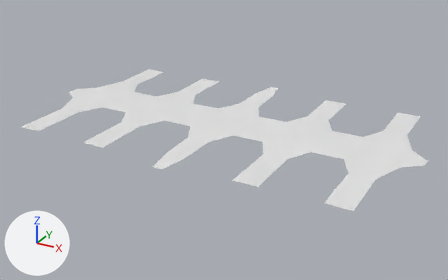
One commit to the FBX model Assets/Resources/Navmeshes/NM_Library.fbx: the scene before it, then after it.
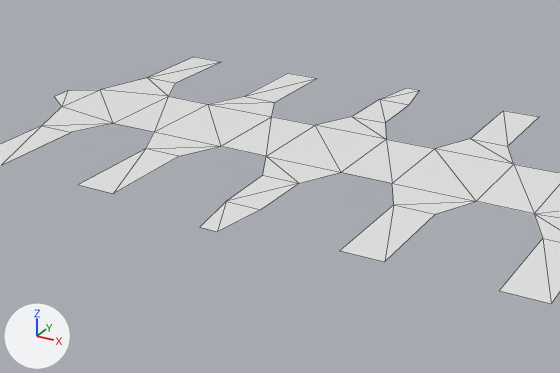
The first picture shows the older version from a 50 mm camera at (10.57, -19.29, 8.86) aimed at (0.13, -0.31, -0.63). The close-ups show both versions on the part from 8% to 80% of the width and 13% to 90% of the height of that picture. Every picture has the same lights, and +X, +Y and +Z are marked at lower left. The close-ups show mesh edges as thin lines. Materials are left out; every surface is plain grey.

The first close-up shows 'ST_Floor_Full_01__30_'.
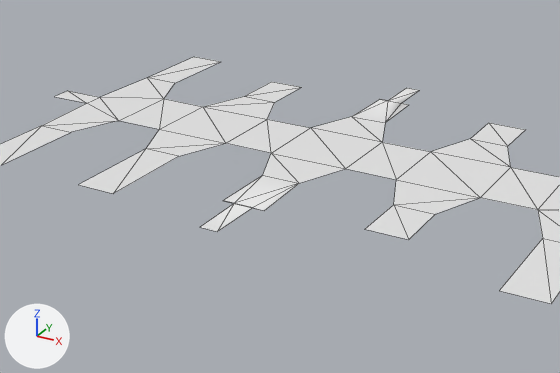
Location of each change, [x1, y1, x2, y2] in pixels of the close-ups (560 x 373 px):
part 1 of me_scene_187, built on
    before: [42, 73, 560, 262]
    after: [42, 78, 560, 240]

What the commit changed:
me_scene_187 has 68 vertices, 66 faces and spans x -753.0..758.0, y 0.0, z -451.0..461.0.
me_scene_187 is used by ob_st_floor_full_01__30; parent ob_floors; location (-600.0, 0.0, 0.0); scale (0.996, 0.996, 0.996).
Verts and faces of me_scene_187; kept vertices keep their numbers, new ones are numbered from 68.
Before the commit, vertices of me_scene_187: 5 (-506.0, 0.0, 107.0) at pixel (113, 123), 10 (-506.0, 0.0, -107.0) at pixel (168, 96), 14 (-688.0, 0.0, 77.0) at pixel (61, 106), 15 (-389.0, 0.0, 107.0) at pixel (154, 131), 16 (-688.0, 0.0, -67.0) at pixel (100, 89).
Before the commit, vertices of me_scene_187: 17 (-389.0, 0.0, -107.0) at pixel (207, 104), 19 (-42.0, 0.0, 199.0) at pixel (262, 175), 22 (-89.0, 0.0, 107.0) at pixel (266, 156), 23 (46.0, 0.0, 199.0) at pixel (299, 183), 24 (-36.0, 0.0, 343.0) at pixel (226, 201).
Before the commit, vertices of me_scene_187: 26 (43.0, 0.0, 343.0) at pixel (260, 209), 28 (-207.0, 0.0, 107.0) at pixel (220, 146), 31 (-38.0, 0.0, -341.0) at pixel (379, 99), 32 (-16.0, 0.0, -451.0) at pixel (406, 87), 33 (-207.0, 0.0, -107.0) at pixel (271, 116).
Before the commit, vertices of me_scene_187: 34 (-42.0, 0.0, -199.0) at pixel (351, 116), 36 (46.0, 0.0, -199.0) at pixel (385, 122), 37 (93.0, 0.0, -107.0) at pixel (386, 139), 38 (-342.0, 0.0, -410.0) at pixel (287, 73), 39 (-253.0, 0.0, -410.0) at pixel (317, 78).
Before the commit, vertices of me_scene_187: 40 (42.0, 0.0, -341.0) at pixel (409, 104), 41 (20.0, 0.0, -451.0) at pixel (419, 90), 42 (93.0, 0.0, 107.0) at pixel (341, 172), 43 (-89.0, 0.0, -107.0) at pixel (315, 125), 44 (256.0, 0.0, 420.0) at pixel (339, 250).
Before the commit, vertices of me_scene_187: 47 (210.0, 0.0, 107.0) at pixel (392, 183), 48 (346.0, 0.0, 420.0) at pixel (384, 261), 49 (392.0, 0.0, -107.0) at pixel (513, 164), 52 (256.0, 0.0, -410.0) at pixel (503, 110), 53 (346.0, 0.0, -410.0) at pixel (539, 116).
Before the commit, vertices of me_scene_187: 56 (510.0, 0.0, 107.0) at pixel (534, 213), 57 (392.0, 0.0, 107.0) at pixel (476, 201), 58 (510.0, 0.0, -107.0), 59 (210.0, 0.0, -107.0) at pixel (434, 148), 66 (691.0, 0.0, -77.0).
Before the commit, vertices of me_scene_187: 67 (691.0, 0.0, 77.0).
Part 1, on me_scene_187:
Faces deleted: (31, 41, 32), (31, 40, 41), (31, 36, 40), (31, 34, 36).
Vertices 5, 15, 22, 28, 42, 47, 56, 57 move by (0.0, 0.0, -20.0).
Vertices 10, 17, 33, 37, 43, 49, 58, 59 move by (0.0, 0.0, 20.0).
Vertex 14 moves to (-650.0, 0.0, 30.0), pixel (86, 103).
Vertex 16 moves to (-650.0, 0.0, -19.0), pixel (99, 97).
Vertex 24 moves to (-18.0, 0.0, 343.0), pixel (234, 203).
Vertex 26 moves to (25.0, 0.0, 343.0), pixel (252, 207).
Vertex 38 moves to (-342.0, 0.0, -329.0), pixel (271, 81).
Vertex 39 moves to (-253.0, 0.0, -329.0), pixel (301, 87).
Vertex 44 moves to (256.0, 0.0, 321.0), pixel (364, 229).
Vertex 48 moves to (346.0, 0.0, 321.0), pixel (408, 239).
Vertex 52 moves to (256.0, 0.0, -315.0), pixel (488, 122).
Vertex 53 moves to (346.0, 0.0, -315.0), pixel (525, 129).
Vertex 66 moves to (659.0, 0.0, -12.0).
Vertex 67 moves to (659.0, 0.0, 27.0).
New vertex 68 is at (-16.0, 0.0, -341.0), pixel (387, 100).
New vertex 69 is at (20.0, 0.0, -341.0), pixel (401, 103).
New vertex 70 is at (-44.0, 0.0, 343.0), pixel (222, 200).
New vertex 71 is at (51.0, 0.0, 343.0), pixel (264, 210).
New faces: (32, 68, 41), (41, 68, 69), (36, 69, 68), (34, 36, 68), (31, 68, 40), (36, 40, 69).
New faces: (31, 34, 68), (26, 70, 71), (19, 70, 24), (23, 26, 71), (40, 68, 69), (24, 70, 26).
